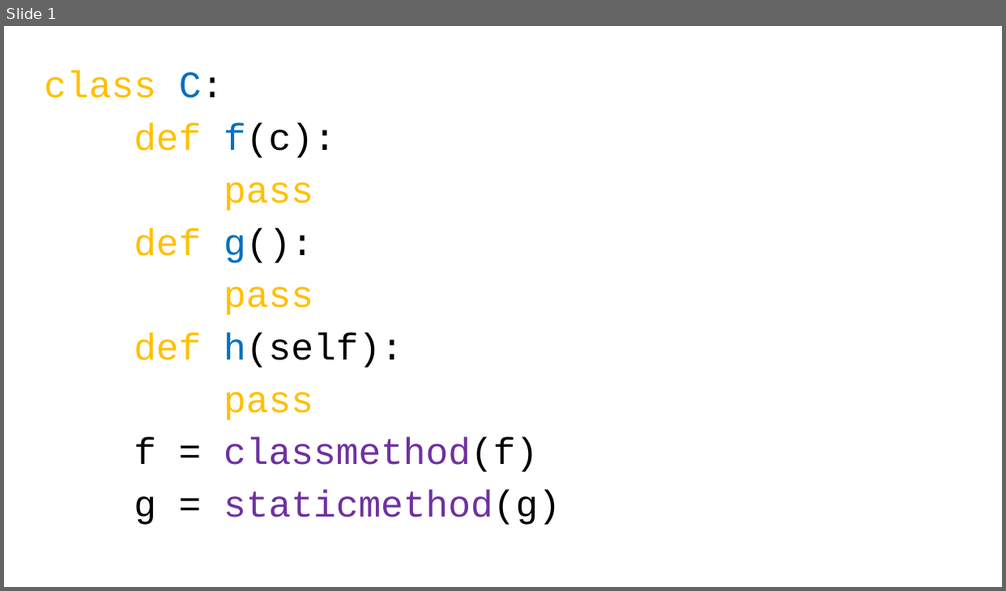
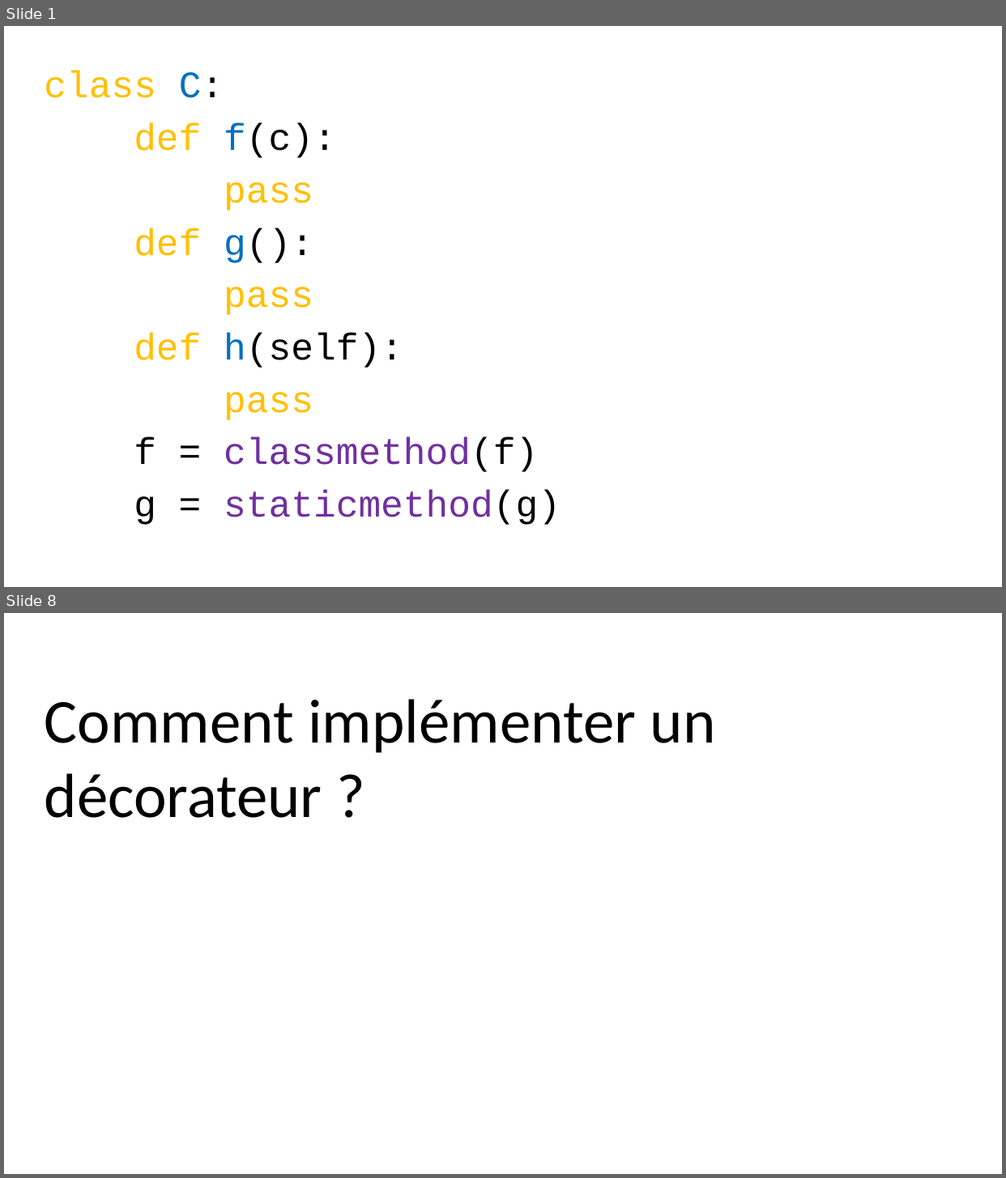
Before and after one commit to parmentelat/flotpython-archive, a slide deck: semaine7/CO12AL-W7-VIDEO02-SLIDE01.pptx. Shown one above the other, each under a label of ours: slide 1 before the commit, slides 1 and 8 after it; the slides between them are not shown. The pictures are 1006x591 and 1006x1178 pixels, drawn with LibreOffice and Linux fonts; fonts in the diff are those of the drawing. Boxes give left, top, right and bottom in pixels: in the first picture for what was removed or moved away, otherwise in the second. Text is boxed around its words. In the diff, an @@ line names an element or a change of style, - is before the commit and + after.

```diff
--- a/semaine7/CO12AL-W7-VIDEO02-SLIDE01.pptx
+++ b/semaine7/CO12AL-W7-VIDEO02-SLIDE01.pptx
@@ slide 8 added at box(4, 613, 1002, 1174), background #FFFFFF @@
@@ text added at box(44, 699, 716, 818), 60 pt, text #000000 @@
+Comment implémenter un décorateur ?
```
Also in this commit, not shown: 3 slides changed, 5 other slides added, 2 slides removed, 1 other file.
